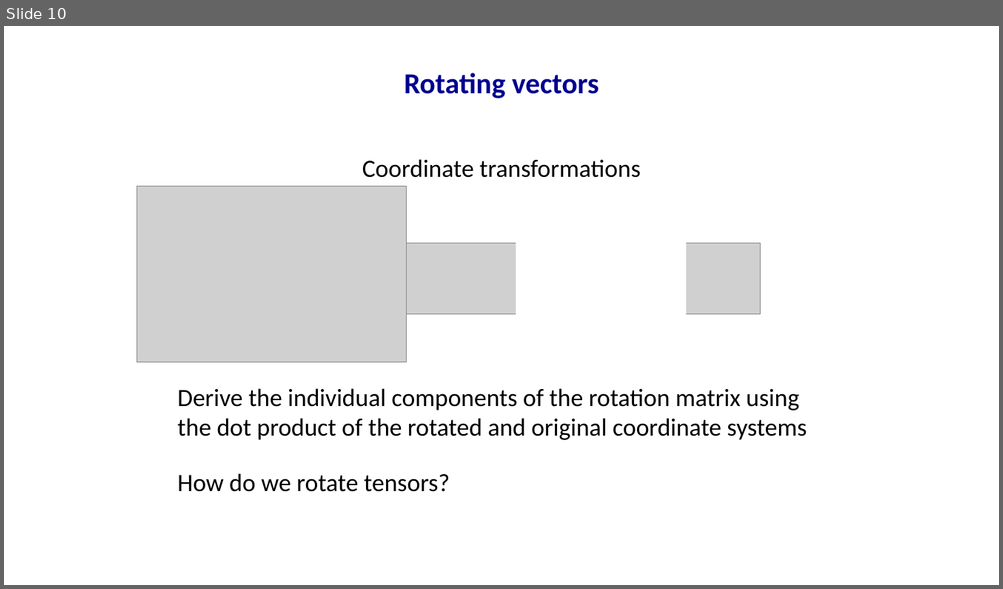
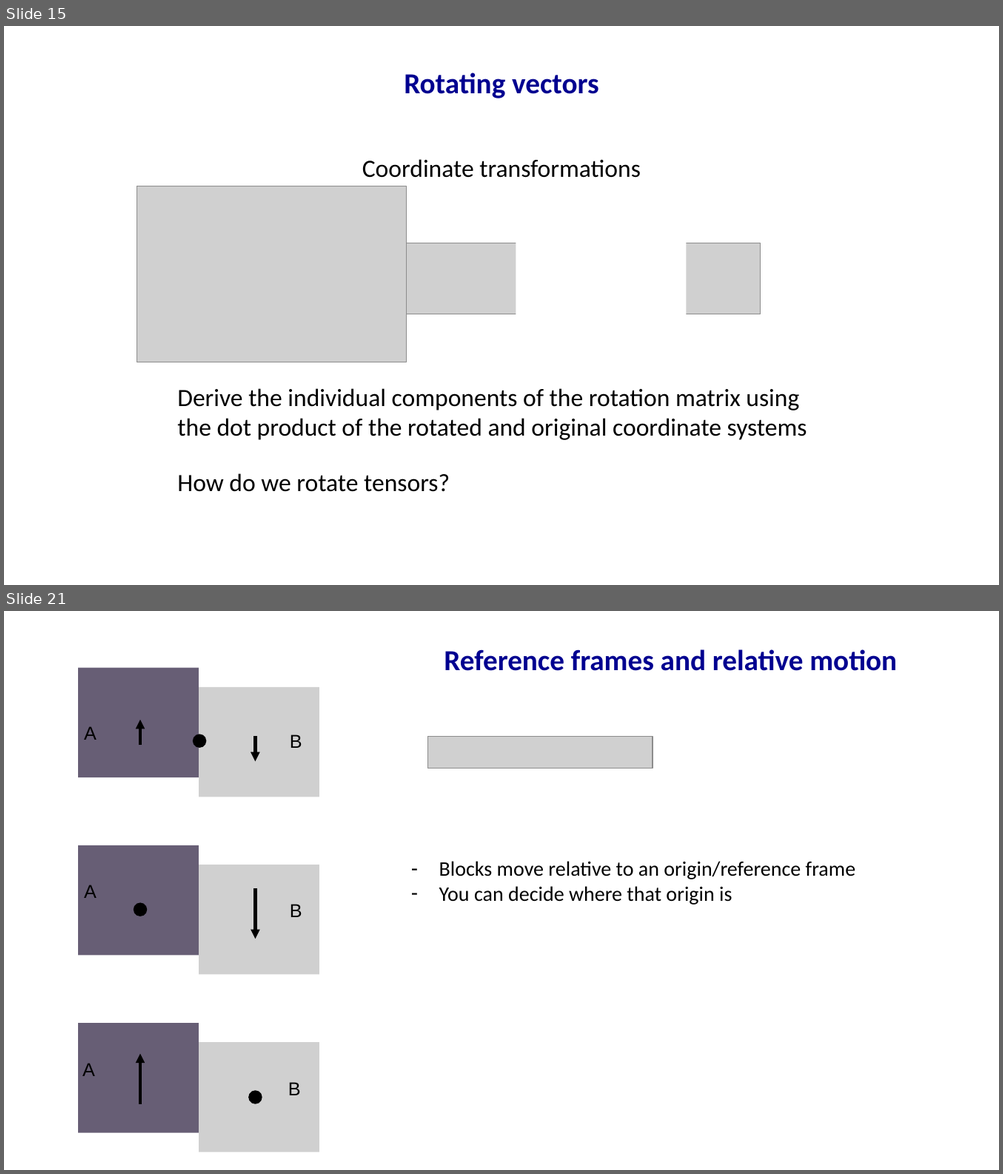
Before and after one commit to mallickrishg/solidmech_course, a slide deck: week1/week1_vectorcalculus.pptx. Shown one above the other, each under a label of ours: slide 10 before the commit, slides 15 and 21 after it; the slides between them are not shown. The pictures are 1003x589 and 1003x1174 pixels, drawn with LibreOffice and Linux fonts; fonts in the diff are those of the drawing; grey boxes stand for pictures. Boxes give left, top, right and bottom in pixels: in the first picture for what was removed or moved away, otherwise in the second. Text is boxed around its words. In the diff, an @@ line names an element or a change of style, - is before the commit and + after.

```diff
--- a/week1/week1_vectorcalculus.pptx
+++ b/week1/week1_vectorcalculus.pptx
@@ slide 21 added at (4, 611, 999, 1170), background #FFFFFF @@
@@ text added at (444, 649, 896, 671), 28 pt, text #000090, bold @@
+Reference frames and relative motion
@@ rectangle added at (78, 668, 198, 777), fill #675E75 @@
@@ picture added at (199, 687, 318, 797) @@
@@ arrow added from (141, 745) to (141, 720), #000000 3 pt @@
@@ text added at (84, 726, 96, 740), 18 pt, text #000000 @@
+A
@@ ellipse added at (193, 734, 206, 748), fill #000000 @@
@@ arrow added from (256, 736) to (256, 762), #000000 3 pt @@
@@ text added at (290, 735, 302, 748), 18 pt, text #000000 @@
+B
@@ picture added at (428, 736, 652, 769) @@
@@ rectangle added at (78, 846, 198, 955), fill #675E75 @@
@@ picture added at (199, 865, 318, 974) @@
@@ text added at (439, 861, 856, 905), 20 pt, text #000000 @@
+– Blocks move relative to an origin/reference frame
+– You can decide where that origin is
@@ text added at (84, 885, 96, 898), 18 pt, text #000000 @@
+A
@@ arrow added from (256, 889) to (256, 940), #000000 3 pt @@
@@ ellipse added at (133, 903, 147, 916), fill #000000 @@
@@ text added at (290, 904, 302, 917), 18 pt, text #000000 @@
+B
@@ rectangle added at (78, 1024, 198, 1133), fill #675E75 @@
@@ arrow added from (141, 1104) to (141, 1054), #000000 3 pt @@
@@ picture added at (199, 1043, 318, 1153) @@
@@ text added at (82, 1063, 95, 1076), 18 pt, text #000000 @@
+A
@@ ellipse added at (249, 1091, 262, 1104), fill #000000 @@
@@ text added at (288, 1082, 301, 1096), 18 pt, text #000000 @@
+B
@@ what was slide 10 is now slide 15 @@
```
Also in this commit, not shown: 7 slides changed, 14 other slides added, 24 other files.
